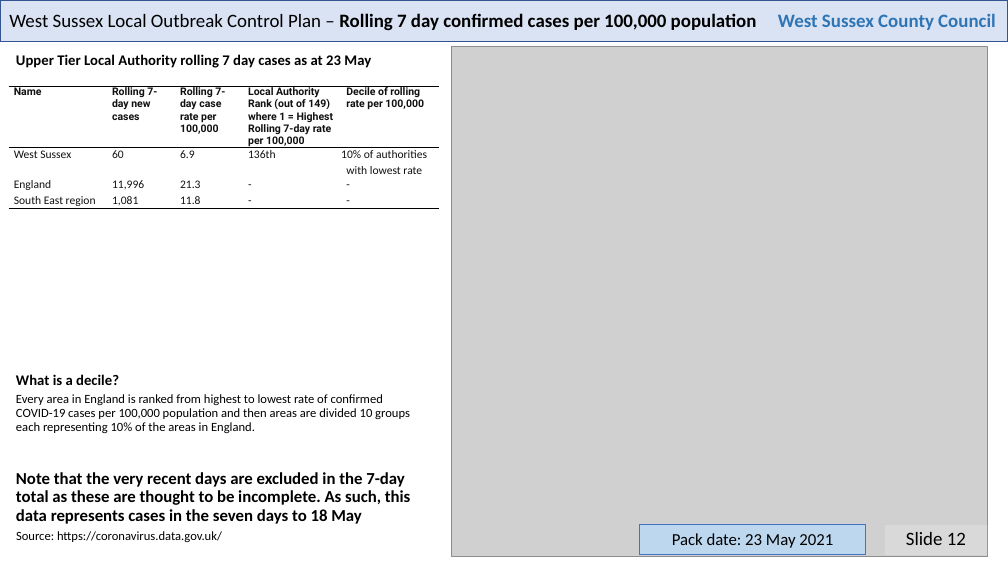
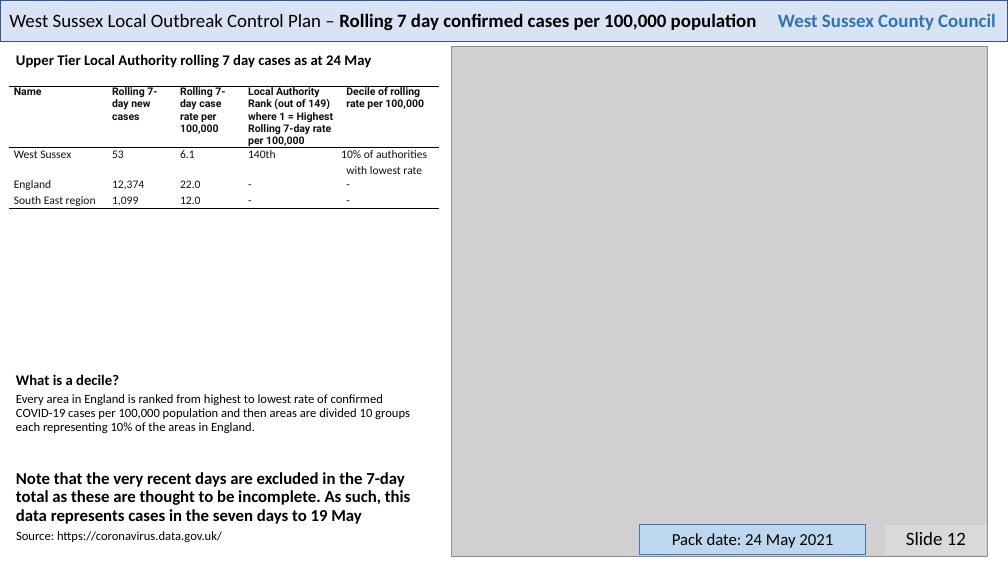
Before and after one commit to psychty/wsx_covid_datapack_public, a slide deck: slide 12 of Latest_West_Sussex_C19_slide_deck.pptx. Drawn at 1008x567 pixels with LibreOffice and Linux fonts; fonts in the diff are those of the drawing; grey boxes stand for pictures. Boxes give left, top, right and bottom in pixels: in the first picture for what was removed or moved away, otherwise in the second. Text is boxed around its words. In the diff, an @@ line names an element or a change of style, - is before the commit and + after.

```diff
--- a/Latest_West_Sussex_C19_slide_deck.pptx
+++ b/Latest_West_Sussex_C19_slide_deck.pptx
@@ text at [16,54,371,68]: text changed @@
-Upper Tier Local Authority rolling 7 day cases as at 23 May
+Upper Tier Local Authority rolling 7 day cases as at 24 May
@@ table at [8,86,439,296] @@
-row 2: West Sussex | 60 | 6.9 | 136th | 10% of authorities with lowest rate
+row 2: West Sussex | 53 | 6.1 | 140th | 10% of authorities with lowest rate
-row 3, column 2: 11,996
+row 3, column 2: 12,374
-row 3, column 3: 21.3
+row 3, column 3: 22.0
-row 4, column 2: 1,081
+row 4, column 2: 1,099
-row 4, column 3: 11.8
+row 4, column 3: 12.0
@@ text at [16,472,411,524]: text changed @@
-Note that the very recent days are excluded in the 7-day total as these are thought to be incomplete. As such, this data represents cases in the seven days to 18 May
+Note that the very recent days are excluded in the 7-day total as these are thought to be incomplete. As such, this data represents cases in the seven days to 19 May
@@ text in rectangle at [672,533,833,548]: text changed @@
-Pack date: 23 May 2021
+Pack date: 24 May 2021
```
Also in this commit, not shown: 21 other slides changed, 48 other files.
